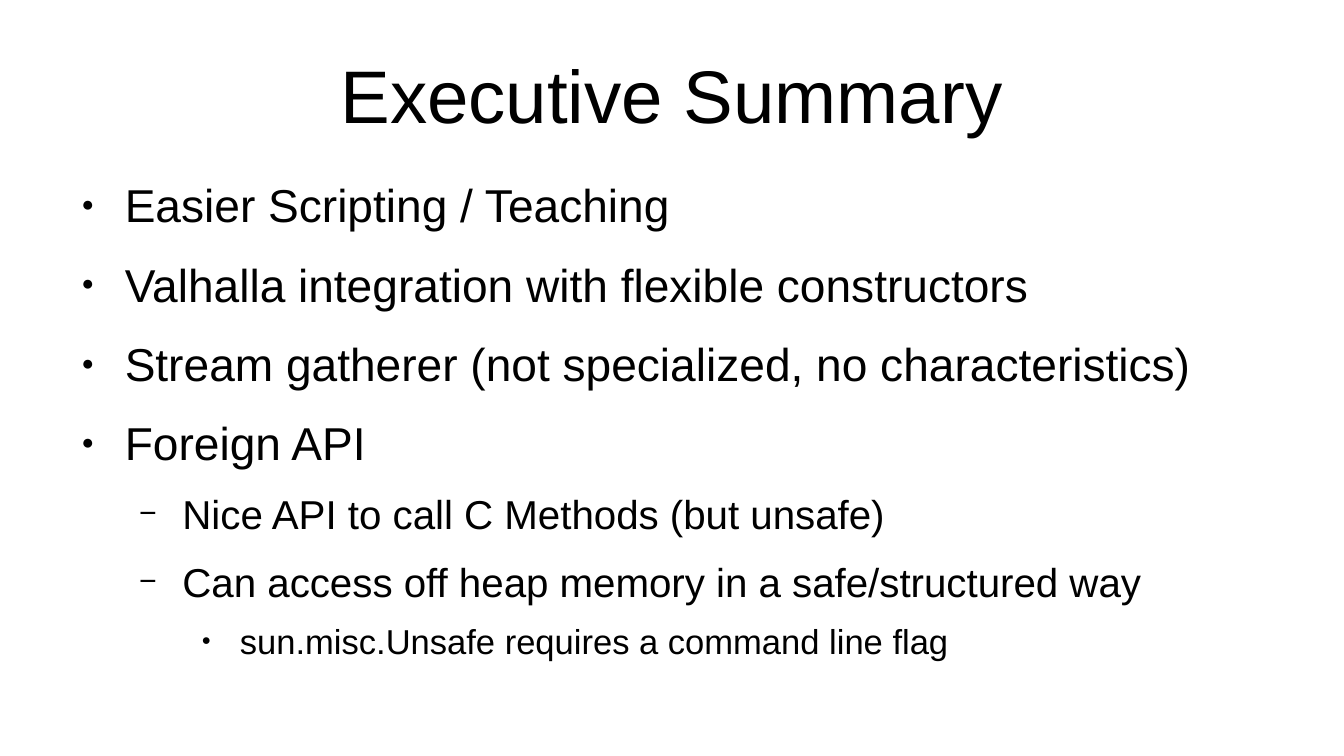
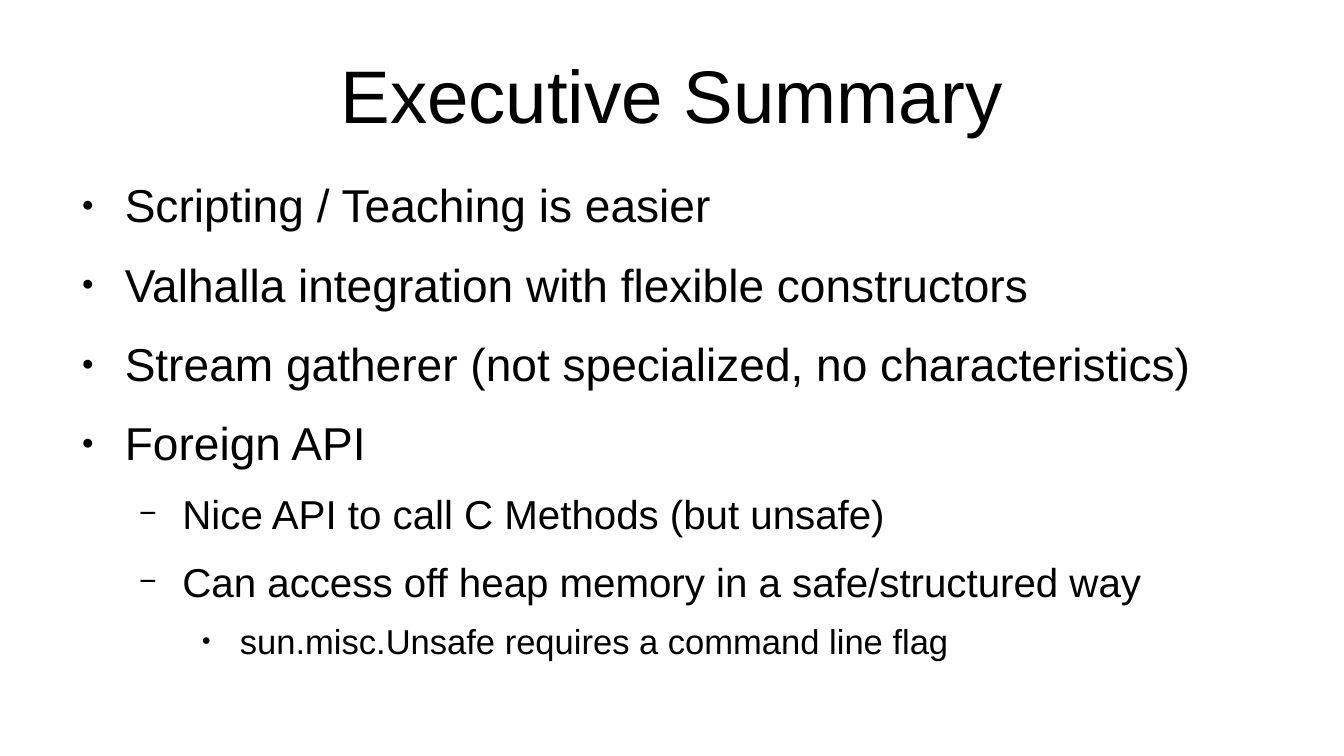
Before and after one commit to forax/java-25-demo, a slide deck: slide 26 of java-25.odp. Drawn at 1344x756 pixels with LibreOffice and Linux fonts; fonts in the diff are those of the drawing. Boxes give left, top, right and bottom in pixels: in the first picture for what was removed or moved away, otherwise in the second. Text is boxed around its words. In the diff, an @@ line names an element or a change of style, - is before the commit and + after.

Commit message:
update slides

```diff
--- a/java-25.odp
+++ b/java-25.odp
@@ text at [125,188,711,231]: text changed @@
-● Easier Scripting / Teaching
+● Scripting / Teaching is easier
```
Also in this commit, not shown: 1 slide added, 1 slide removed, 1 other file.
